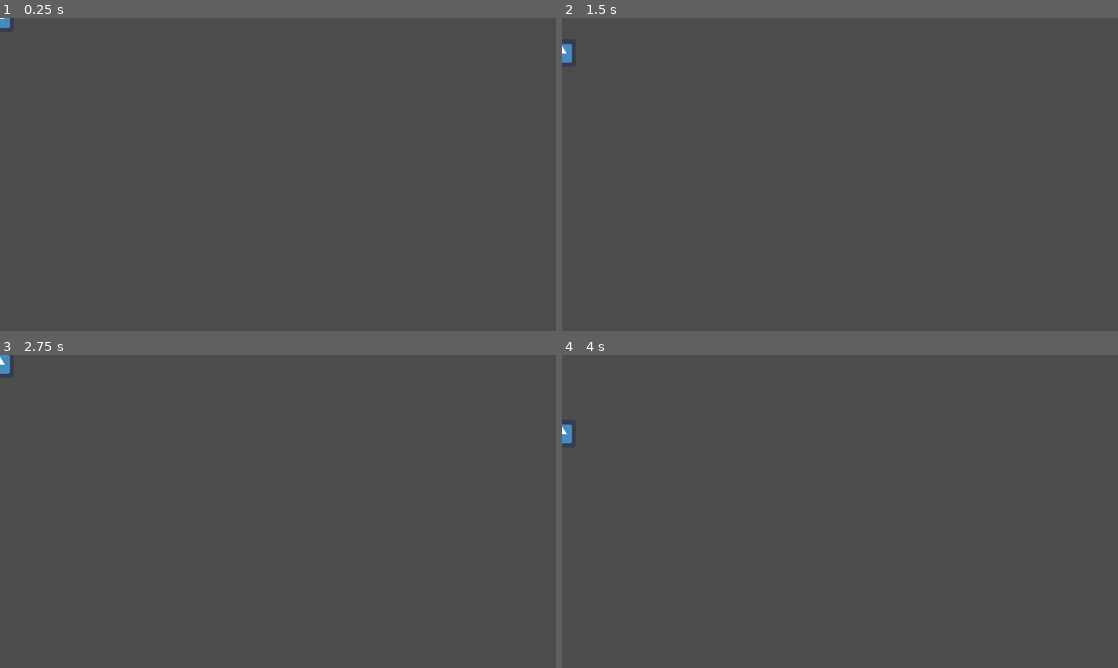
Above: before the commit, frames 1-4 (two rows, left to right).
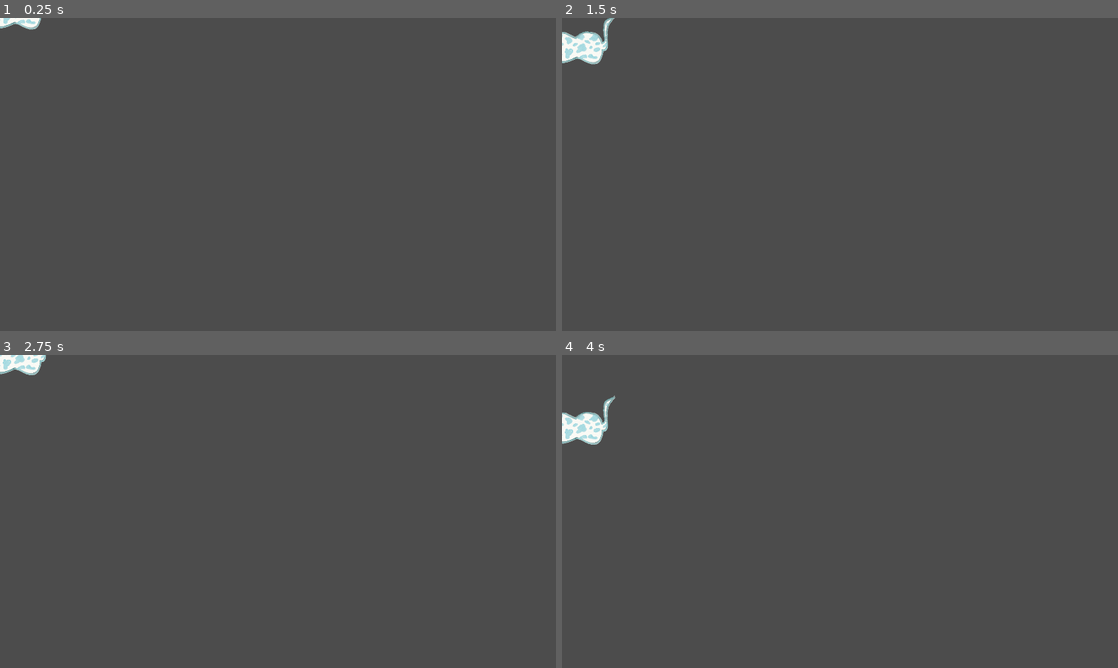
Above: after the commit, the same moments.

Repository: emmdie/dogGame
Game: Godot game, scene res://Mafi.tscn
Same seed, same stepped clock (60 frames per second), same inputs: the game is played once before the commit and once after it. The project has no main scene, so this scene is started directly. The engine's default icon, where the game draws it, is replaced by a stand-in: a white triangle on a blue panel in a dark square.
Inputs:
- Up to frame 1 (0.25 s): no input
- Up to frame 2 (1.5 s): tap Enter at 0.5 s; hold Up (move_up) 0.53-1.28 s; tap Space at 1.25 s; hold Down (move_down) from 1.28 s (still down)
- Up to frame 3 (2.75 s): release Down (move_down) at 2.03 s; hold Up (move_up) from 2.03 s (still down)
- Up to frame 4 (4 s): tap Enter at 3.5 s; release Up (move_up) at 3.53 s; hold Down (move_down) from 3.53 s (still down)

The runs differ from the first frame. In frame 1, 0.2% of the frame differs, in the area x 0-8%, y 0-4%; in frame 2, 0.8%; in frame 3, 0.4%; in frame 4, 0.8%, in the area x 0-10%, y 12-29%.

Commit message:
added stone and added missing mafi sprite. also reconfigured dogs collision shape

Diff:
--- a/Mafi.tscn
+++ b/Mafi.tscn
@@ -1,6 +1,6 @@
 [gd_scene load_steps=5 format=2]
 
-[ext_resource path="res://icon.png" type="Texture" id=1]
+[ext_resource path="res://assets/dog/dog.png" type="Texture" id=1]
 [ext_resource path="res://Mafi.gd" type="Script" id=2]
 
 [sub_resource type="SpriteFrames" id=1]
@@ -12,17 +12,18 @@
 } ]
 
 [sub_resource type="CapsuleShape2D" id=2]
-radius = 31.0
-height = 0.0
+radius = 36.0
+height = 174.0
 
 [node name="Mafi" type="Area2D"]
 script = ExtResource( 2 )
-__meta__ = {
-"_edit_group_": true
-}
 
 [node name="AnimatedSprite" type="AnimatedSprite" parent="."]
+rotation = 3.14159
+scale = Vector2( 0.5, 0.5 )
 frames = SubResource( 1 )
 
 [node name="CollisionShape2D" type="CollisionShape2D" parent="."]
+position = Vector2( -2, -11 )
+rotation = 1.5708
 shape = SubResource( 2 )
--- /dev/null
+++ b/Stone.gd
@@ -0,0 +1,23 @@
+extends RigidBody2D
+
+
+# Declare member variables here. Examples:
+# var a = 2
+# var b = "text"
+
+
+# Called when the node enters the scene tree for the first time.
+func _ready():
+	$AnimatedSprite.playing = true
+	var mob_types = $AnimatedSprite.frames.get_animation_names()
+	$AnimatedSprite.animation = mob_types[randi() % mob_types.size()]
+
+
+
+# Called every frame. 'delta' is the elapsed time since the previous frame.
+#func _process(delta):
+#	pass
+
+
+func _on_VisibilityNotifier2D_screen_exited():
+	queue_free() # Replace with function body.
--- /dev/null
+++ b/Stone.tscn
@@ -0,0 +1,34 @@
+[gd_scene load_steps=5 format=2]
+
+[ext_resource path="res://assets/rock.png" type="Texture" id=1]
+[ext_resource path="res://Stone.gd" type="Script" id=2]
+
+[sub_resource type="SpriteFrames" id=1]
+animations = [ {
+"frames": [ ExtResource( 1 ) ],
+"loop": true,
+"name": "default",
+"speed": 5.0
+} ]
+
+[sub_resource type="CapsuleShape2D" id=2]
+radius = 27.5
+height = 24.0
+
+[node name="Stone" type="RigidBody2D"]
+collision_mask = 0
+gravity_scale = 0.0
+script = ExtResource( 2 )
+
+[node name="AnimatedSprite" type="AnimatedSprite" parent="."]
+scale = Vector2( 0.15, 0.15 )
+frames = SubResource( 1 )
+playing = true
+
+[node name="CollisionShape2D" type="CollisionShape2D" parent="."]
+position = Vector2( -0.5, 0.5 )
+shape = SubResource( 2 )
+
+[node name="VisibilityNotifier2D" type="VisibilityNotifier2D" parent="."]
+
+[connection signal="screen_exited" from="VisibilityNotifier2D" to="." method="_on_VisibilityNotifier2D_screen_exited"]
